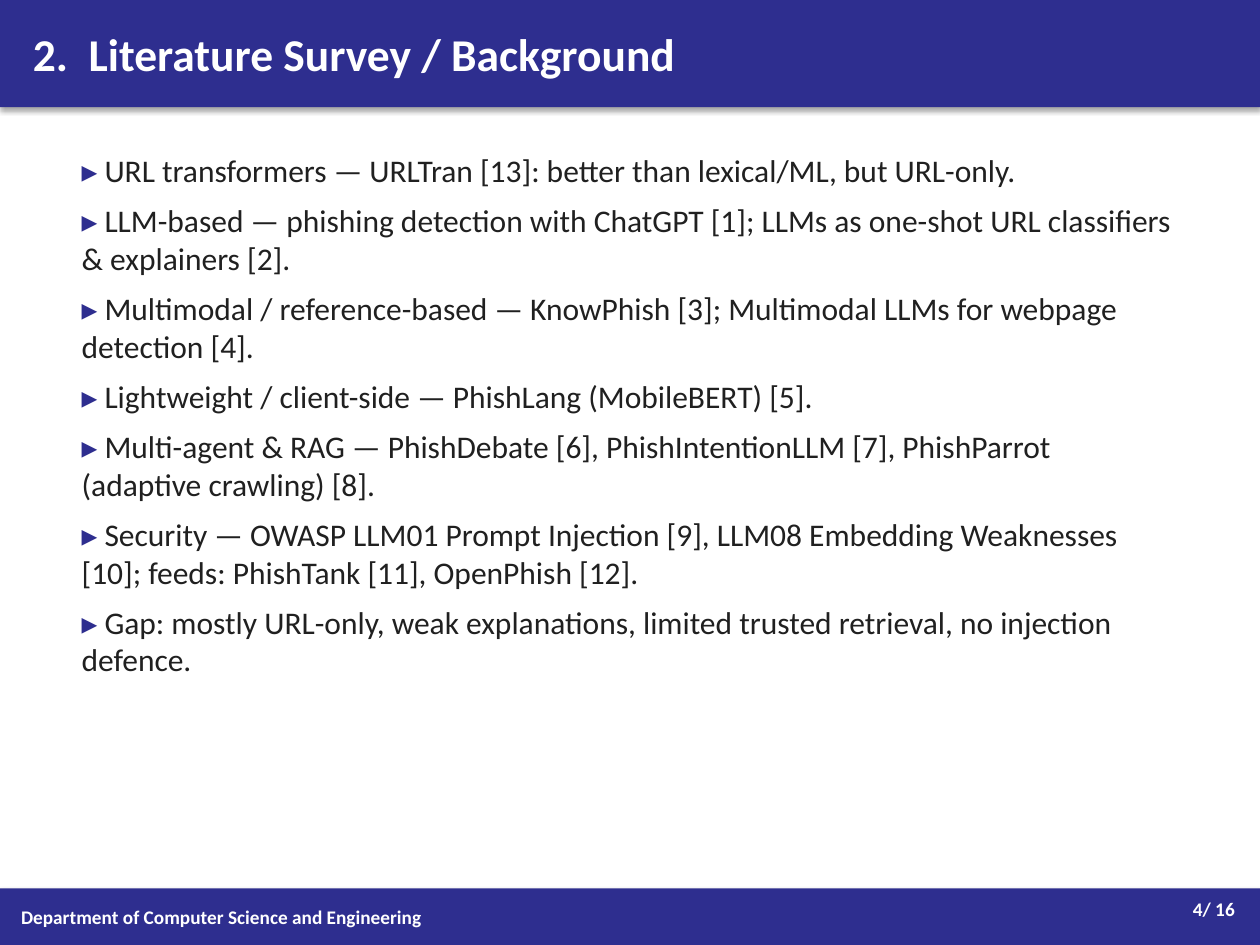
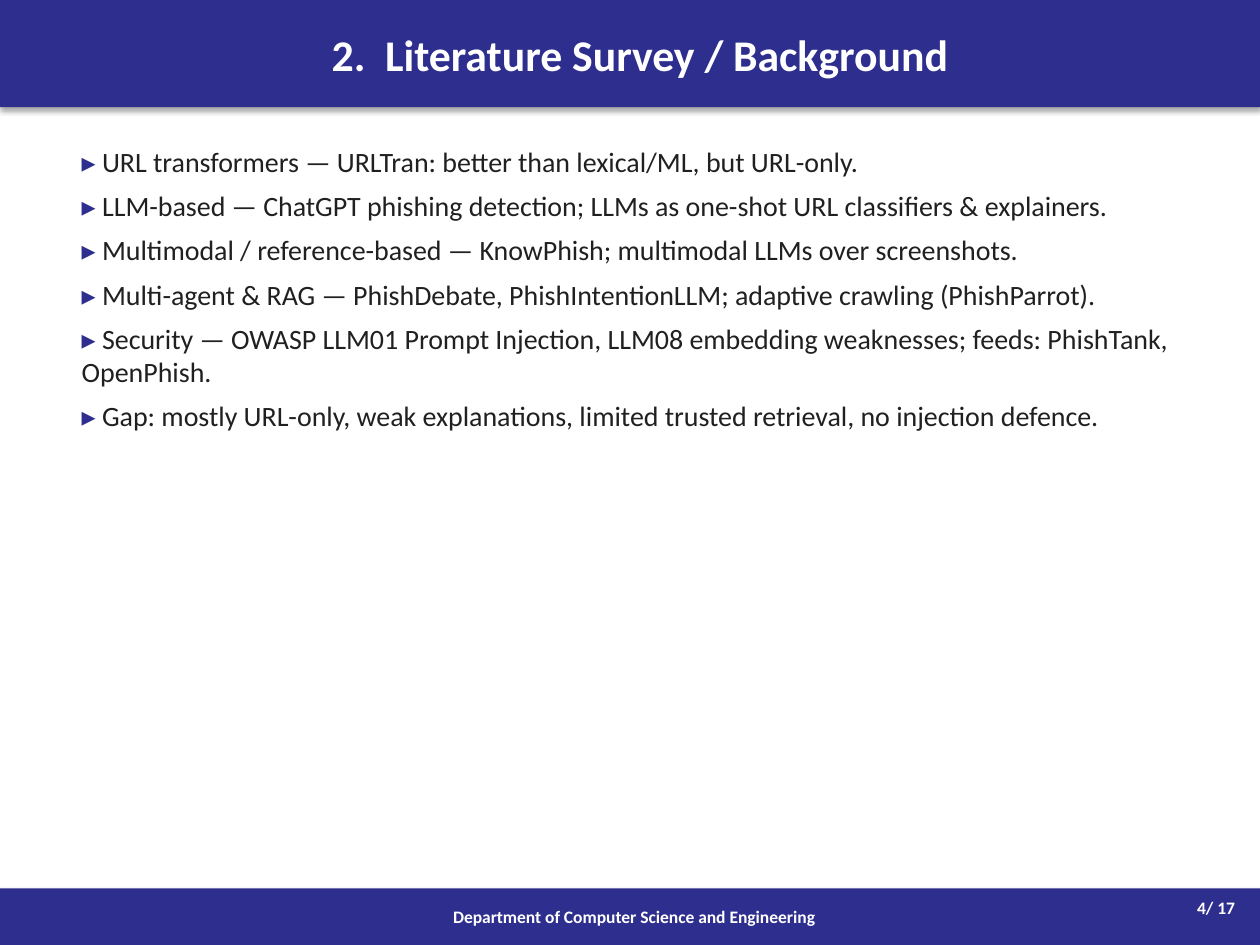
Before and after one commit to Advityaa/fake-url-detection, a slide deck: slide 4 of Project_Progress_Presentation.pptx. Drawn at 1260x945 pixels with LibreOffice and Linux fonts; fonts in the diff are those of the drawing. Boxes give left, top, right and bottom in pixels: in the first picture for what was removed or moved away, otherwise in the second. Text is boxed around its words. In the diff, an @@ line names an element or a change of style, - is before the commit and + after.

```diff
--- a/Project_Progress_Presentation.pptx
+++ b/Project_Progress_Presentation.pptx
@@ rectangle "2. Literature Survey / Background" at box(0, 0, 1260, 107): size 26 to 25 pt; alignment left to centre @@
@@ text at box(82, 152, 1167, 387): text changed; size 18 to 16 pt @@
-▸ URL transformers — URLTran [13]: better than lexical/ML, but URL-only.
-▸ LLM-based — phishing detection with ChatGPT [1]; LLMs as one-shot URL classifiers & explainers [2].
-▸ Multimodal / reference-based — KnowPhish [3]; Multimodal LLMs for webpage detection [4].
-▸ Lightweight / client-side — PhishLang (MobileBERT) [5].
-▸ Multi-agent & RAG — PhishDebate [6], PhishIntentionLLM [7], PhishParrot (adaptive crawling) [8].
-▸ Security — OWASP LLM01 Prompt Injection [9], LLM08 Embedding Weaknesses [10]; feeds: PhishTank [11], OpenPhish [12].
+▸ URL transformers — URLTran: better than lexical/ML, but URL-only.
+▸ LLM-based — ChatGPT phishing detection; LLMs as one-shot URL classifiers & explainers.
+▸ Multimodal / reference-based — KnowPhish; multimodal LLMs over screenshots.
+▸ Multi-agent & RAG — PhishDebate, PhishIntentionLLM; adaptive crawling (PhishParrot).
+▸ Security — OWASP LLM01 Prompt Injection, LLM08 embedding weaknesses; feeds: PhishTank, OpenPhish.
@@ text at box(102, 406, 1098, 431): size 18 to 16 pt in "▸ Gap: mostly URL-only, weak explanations, limited ..."; less space between paragraphs @@
@@ rectangle "Department of Computer Science and ..." at box(0, 888, 1260, 945): size 11 to 10 pt; alignment left to centre @@
@@ text at box(1197, 901, 1235, 915): text changed; size 11 to 10 pt @@
-4/ 16
+4/ 17
```
Also in this commit, not shown: 9 other slides changed, 7 slides added, 6 slides removed, 3 other files.
